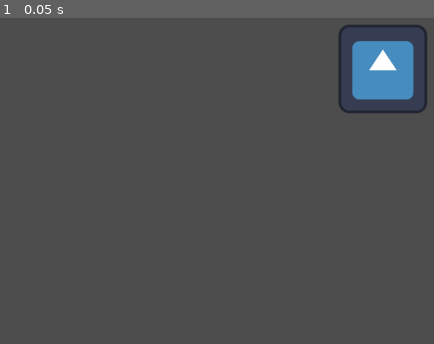
Above: before the commit, frame 1.
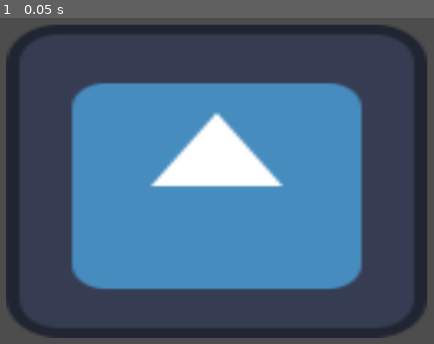
Above: after the commit, the same moment.

Repository: bezark/John-Bezark-FCLC-Labs
Game: Godot game, scene res://my_first_scene.tscn
The game is run twice, just before and just after one commit, with the same random seed, the same clock (stepped at 60 frames per second) and the same inputs. The engine's default icon, where the game draws it, is replaced by a stand-in: a white triangle on a blue panel in a dark square.
Inputs:
- Up to frame 1 (0.05 s): no input

The runs differ from the first frame. In frame 1, 56% of the frame differs, in the area x 1-99%, y 2-99%.

Commit message:
moved robot and added scene

Diff:
--- a/lab1/my_first_scene.tscn
+++ b/lab1/my_first_scene.tscn
@@ -3,5 +3,6 @@
 [ext_resource type="Texture2D" uid="uid://bw0cxldsuimlo" path="res://images/icon.svg" id="1_l7bjt"]
 
 [node name="Icon" type="Sprite2D"]
-position = Vector2(950, 215)
+position = Vector2(710.5, 377)
+scale = Vector2(4.74219, 3.53125)
 texture = ExtResource("1_l7bjt")
--- /dev/null
+++ b/lab1/secondScene.tscn
@@ -0,0 +1,3 @@
+[gd_scene format=3 uid="uid://ccafe4h1clxcy"]
+
+[node name="Node2D" type="Node2D"]
